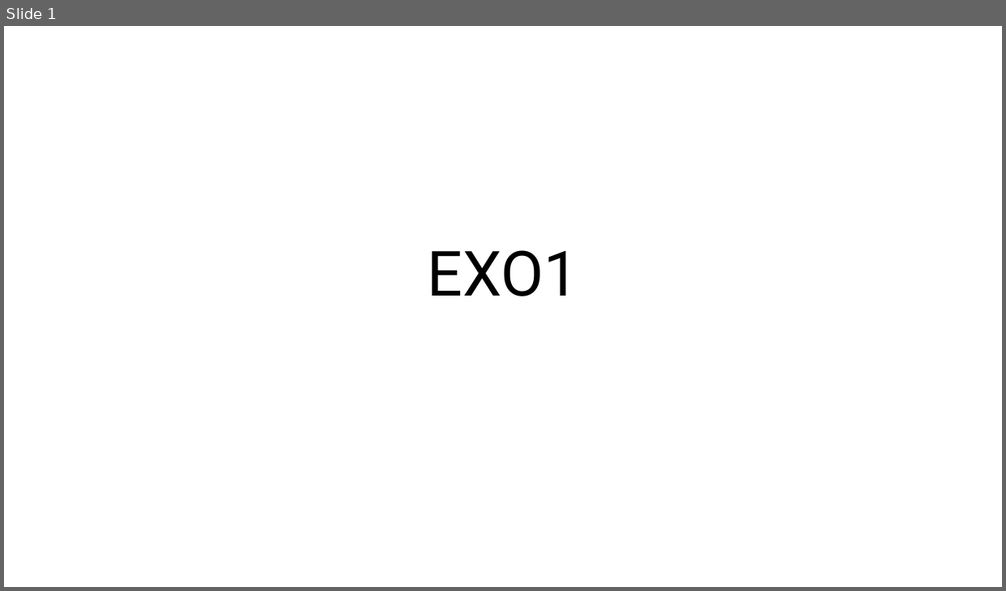
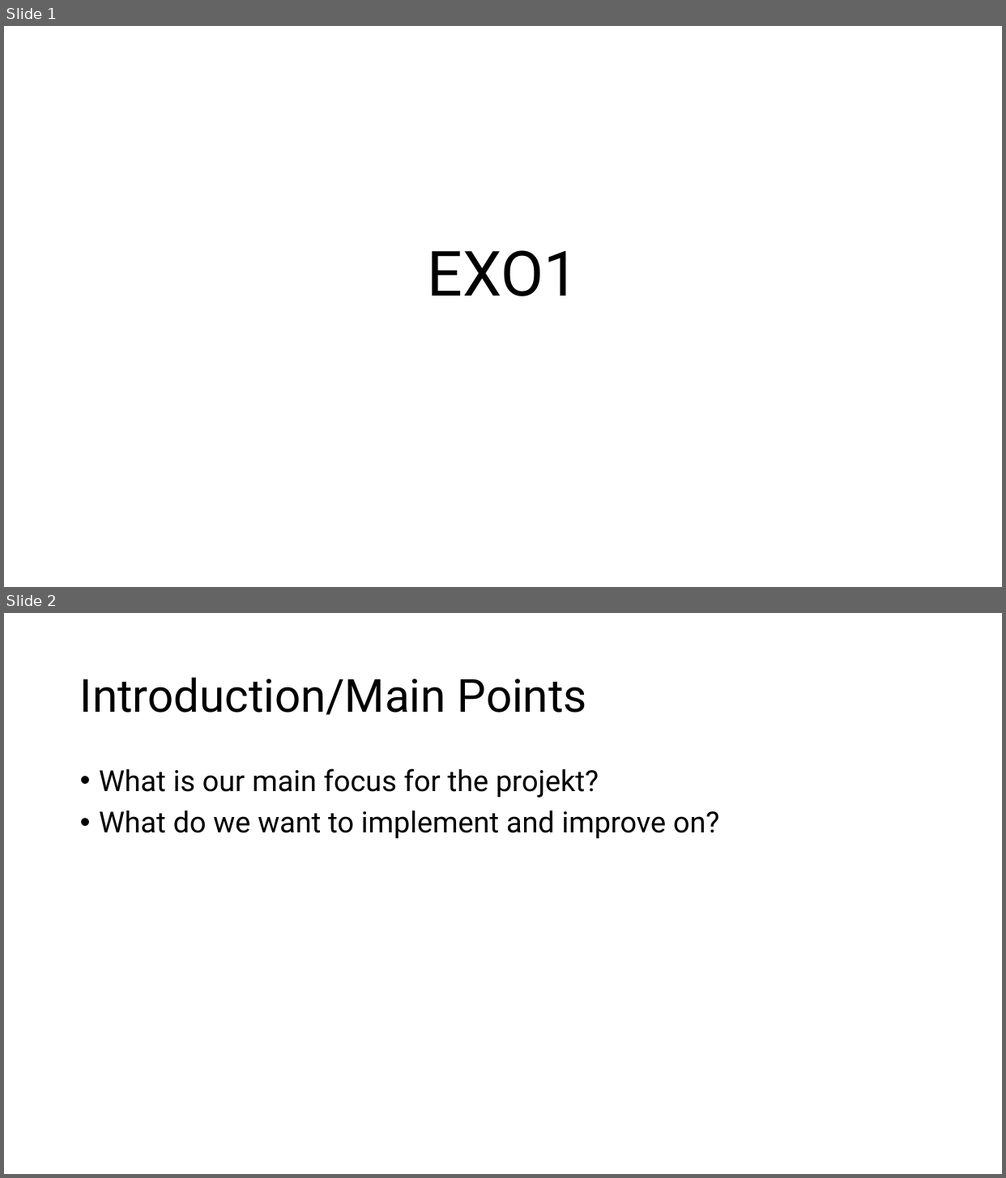
Before and after one commit to DanRyten/EXO1, a slide deck: Presentations/EXO1.pptx. Shown one above the other, each under a label of ours: slide 1 before the commit, slides 1 and 2 after it. The pictures are 1006x591 and 1006x1178 pixels, drawn with LibreOffice and Linux fonts; fonts in the diff are those of the drawing. Boxes give left, top, right and bottom in pixels: in the first picture for what was removed or moved away, otherwise in the second. Text is boxed around its words. In the diff, an @@ line names an element or a change of style, - is before the commit and + after.

```diff
--- a/Presentations/EXO1.pptx
+++ b/Presentations/EXO1.pptx
@@ slide 2 added at bbox=[4, 613, 1002, 1174], background #FFFFFF @@
@@ title added at bbox=[80, 677, 587, 715], 44 pt, text #000000 @@
+Introduction/Main Points
@@ text added at bbox=[99, 769, 719, 839], 28 pt, text #000000 @@
+• What is our main focus for the projekt?
+• What do we want to implement and improve on?
```
Also in this commit, not shown: 3 slides changed, 1 other slide added, 1 slide removed.
